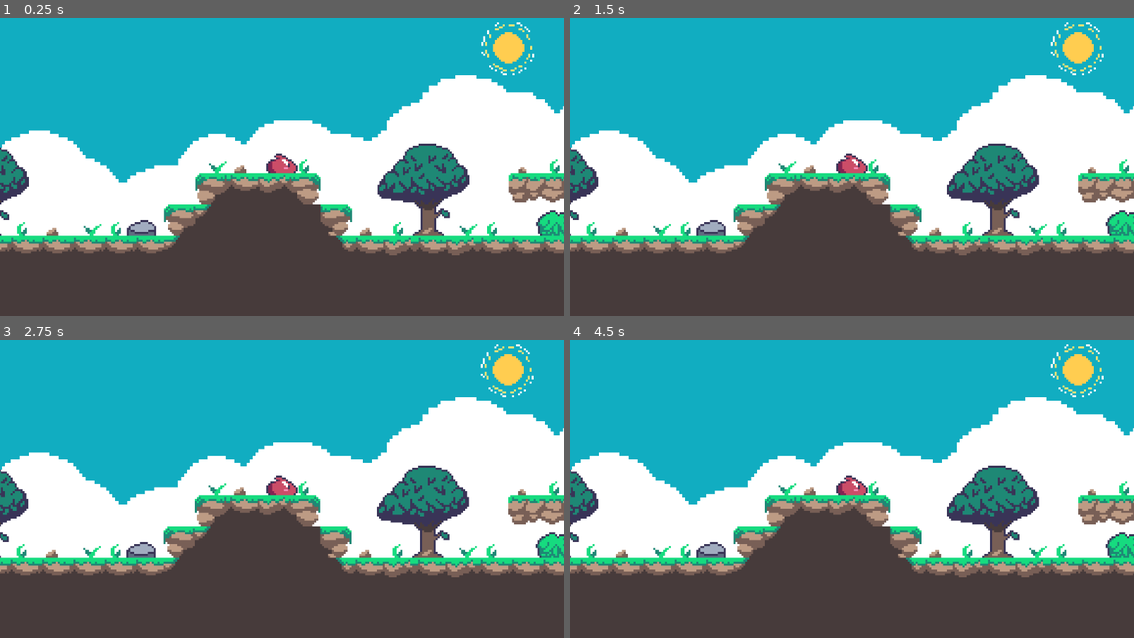
Above: before the commit, frames 1-4 (two rows, left to right).
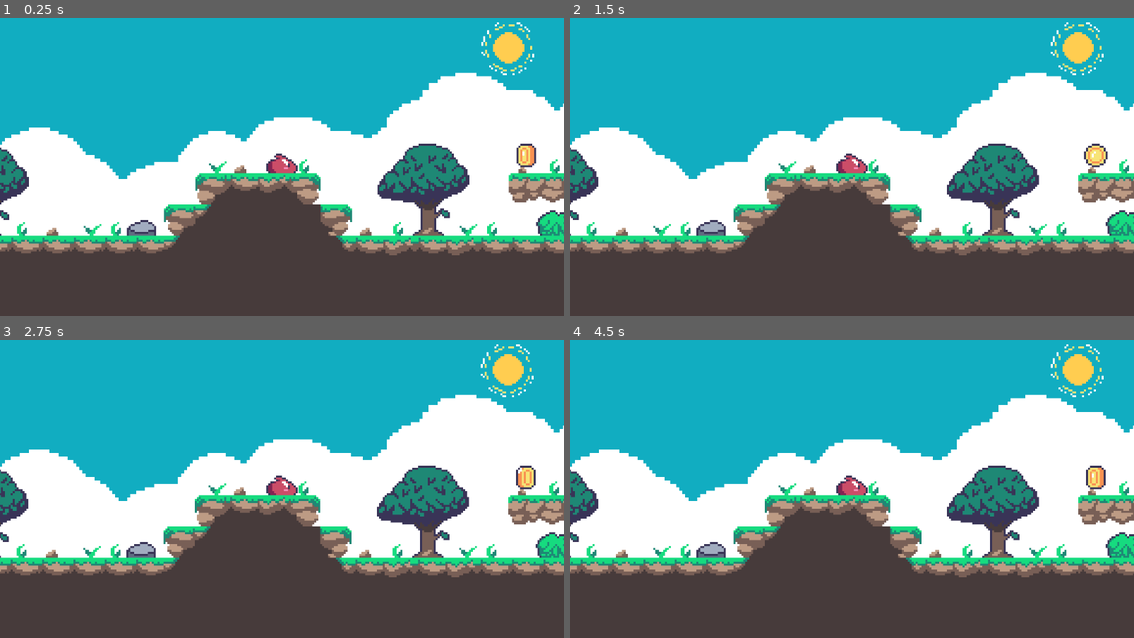
Above: after the commit, the same moments.

Repository: Leslie-Romero/PlataformeroVC
Game: Godot game, scene res://Scenes/scene.tscn
Same seed, same stepped clock (60 frames per second), same inputs: the game is played once before the commit and once after it.
Inputs:
- Up to frame 1 (0.25 s): no input
- Up to frame 2 (1.5 s): no input
- Up to frame 3 (2.75 s): tap Enter at 2 s
- Up to frame 4 (4.5 s): no input

The runs differ from the first frame. In frame 1, 1.4% of the frame differs, in the area x 0-100%, y 18-56%; in frame 2, 1.4%; in frame 3, 1.4%; in frame 4, 1.4%.

Commit message:
Se pueden recoger monedas

Diff:
--- /dev/null
+++ b/Scenes/coin.tscn
@@ -0,0 +1,64 @@
+[gd_scene load_steps=7 format=3 uid="uid://b44076iry7e"]
+
+[ext_resource type="Script" path="res://Scripts/Coin2D.gd" id="1_u34f8"]
+[ext_resource type="Texture2D" uid="uid://83gmc23m7d5a" path="res://Assets/Rocky Roads/Objects/coin_gold.png" id="1_v8nrm"]
+
+[sub_resource type="CircleShape2D" id="CircleShape2D_5477j"]
+radius = 8.0
+
+[sub_resource type="Animation" id="Animation_ld45m"]
+resource_name = "coin"
+length = 0.7
+loop_mode = 1
+tracks/0/type = "value"
+tracks/0/imported = false
+tracks/0/enabled = true
+tracks/0/path = NodePath("Sprite2D:frame")
+tracks/0/interp = 1
+tracks/0/loop_wrap = true
+tracks/0/keys = {
+"times": PackedFloat32Array(0, 0.1, 0.2, 0.3, 0.4, 0.5, 0.6, 0.7),
+"transitions": PackedFloat32Array(1, 1, 1, 1, 1, 1, 1, 1),
+"update": 1,
+"values": [0, 1, 2, 3, 4, 5, 6, 7]
+}
+
+[sub_resource type="Animation" id="Animation_bw7ib"]
+length = 0.001
+tracks/0/type = "value"
+tracks/0/imported = false
+tracks/0/enabled = true
+tracks/0/path = NodePath("Sprite2D:frame")
+tracks/0/interp = 1
+tracks/0/loop_wrap = true
+tracks/0/keys = {
+"times": PackedFloat32Array(0),
+"transitions": PackedFloat32Array(1),
+"update": 1,
+"values": [0]
+}
+
+[sub_resource type="AnimationLibrary" id="AnimationLibrary_wac56"]
+_data = {
+"RESET": SubResource("Animation_bw7ib"),
+"coin": SubResource("Animation_ld45m")
+}
+
+[node name="Coin" type="Node2D"]
+
+[node name="Coin2D" type="Area2D" parent="."]
+script = ExtResource("1_u34f8")
+
+[node name="CollisionShape2D" type="CollisionShape2D" parent="Coin2D"]
+shape = SubResource("CircleShape2D_5477j")
+
+[node name="Sprite2D" type="Sprite2D" parent="Coin2D"]
+texture = ExtResource("1_v8nrm")
+hframes = 8
+
+[node name="AnimationPlayer" type="AnimationPlayer" parent="Coin2D"]
+libraries = {
+"": SubResource("AnimationLibrary_wac56")
+}
+
+[connection signal="body_entered" from="Coin2D" to="Coin2D" method="_on_body_entered"]
--- a/Scenes/player.tscn
+++ b/Scenes/player.tscn
@@ -33,6 +33,23 @@
 "values": [0]
 }
 
+[sub_resource type="Animation" id="Animation_553ho"]
+resource_name = "Slide"
+length = 2.0
+loop_mode = 1
+tracks/0/type = "value"
+tracks/0/imported = false
+tracks/0/enabled = true
+tracks/0/path = NodePath("Sprite2D:frame")
+tracks/0/interp = 1
+tracks/0/loop_wrap = true
+tracks/0/keys = {
+"times": PackedFloat32Array(0, 0.5, 1, 1.5),
+"transitions": PackedFloat32Array(1, 1, 1, 1),
+"update": 1,
+"values": [0, 4, 5, 0]
+}
+
 [sub_resource type="Animation" id="Animation_3f2l3"]
 resource_name = "Walk"
 length = 2.0
@@ -48,23 +65,6 @@
 "transitions": PackedFloat32Array(1, 1, 1, 1),
 "update": 1,
 "values": [0, 1, 2, 3]
-}
-
-[sub_resource type="Animation" id="Animation_553ho"]
-resource_name = "Slide"
-length = 2.0
-loop_mode = 1
-tracks/0/type = "value"
-tracks/0/imported = false
-tracks/0/enabled = true
-tracks/0/path = NodePath("Sprite2D:frame")
-tracks/0/interp = 1
-tracks/0/loop_wrap = true
-tracks/0/keys = {
-"times": PackedFloat32Array(0, 0.5, 1, 1.5),
-"transitions": PackedFloat32Array(1, 1, 1, 1),
-"update": 1,
-"values": [0, 4, 5, 0]
 }
 
 [sub_resource type="AnimationLibrary" id="AnimationLibrary_c2kd7"]
--- a/Scenes/scene.tscn
+++ b/Scenes/scene.tscn
@@ -10,6 +10,7 @@
 [ext_resource type="Texture2D" uid="uid://gnchkbovo2js" path="res://Assets/Rocky Roads/Deco/bush.png" id="6_xddiv"]
 [ext_resource type="Texture2D" uid="uid://c5ka4l4qpxvvi" path="res://Assets/Rocky Roads/Deco/tree_trunk.png" id="7_gch5u"]
 [ext_resource type="Texture2D" uid="uid://dfuwos4kia1wv" path="res://Assets/Rocky Roads/Deco/sun.png" id="8_a4uy3"]
+[ext_resource type="PackedScene" uid="uid://b44076iry7e" path="res://Scenes/coin.tscn" id="11_ptao8"]
 
 [sub_resource type="TileSetAtlasSource" id="TileSetAtlasSource_4osom"]
 texture = ExtResource("8_a4uy3")
@@ -196,6 +197,7 @@
 
 [node name="Mundo" type="Node2D"]
 script = ExtResource("1_sw7fx")
+metadata/_edit_horizontal_guides_ = [-325.0]
 
 [node name="Sky" type="Sprite2D" parent="."]
 position = Vector2(107.5, -149)
@@ -203,13 +205,13 @@
 texture = ExtResource("2_gl2ew")
 
 [node name="Clouds" type="Sprite2D" parent="."]
-position = Vector2(-40, -16.5)
-scale = Vector2(1.52344, 1.77344)
+position = Vector2(-40, -18.0001)
+scale = Vector2(1.52344, 1.75)
 texture = ExtResource("2_667ms")
 
 [node name="Clouds2" type="Sprite2D" parent="."]
-position = Vector2(301, -16.5)
-scale = Vector2(1.17188, 1.80469)
+position = Vector2(301, -20.0001)
+scale = Vector2(1.17188, 1.75)
 texture = ExtResource("2_667ms")
 
 [node name="Rock" type="Sprite2D" parent="."]
@@ -246,3 +248,18 @@
 
 [node name="Camera2D" type="Camera2D" parent="Player"]
 zoom = Vector2(4, 4)
+
+[node name="Coin" parent="." instance=ExtResource("11_ptao8")]
+position = Vector2(-10, 8)
+
+[node name="Coin2" parent="." instance=ExtResource("11_ptao8")]
+position = Vector2(89, -9)
+
+[node name="Coin3" parent="." instance=ExtResource("11_ptao8")]
+position = Vector2(168, -9)
+
+[node name="Coin4" parent="." instance=ExtResource("11_ptao8")]
+position = Vector2(279, -25)
+
+[node name="Coin5" parent="." instance=ExtResource("11_ptao8")]
+position = Vector2(386, 7)
--- /dev/null
+++ b/Scripts/Coin2D.gd
@@ -0,0 +1,9 @@
+extends Area2D
+
+func _ready():
+	$AnimationPlayer.play("coin")
+
+
+func _on_body_entered(body):
+	queue_free()
+	pass # Replace with function body.
Not shown: 1 places in Scenes/scene.tscn that only renumber resources
